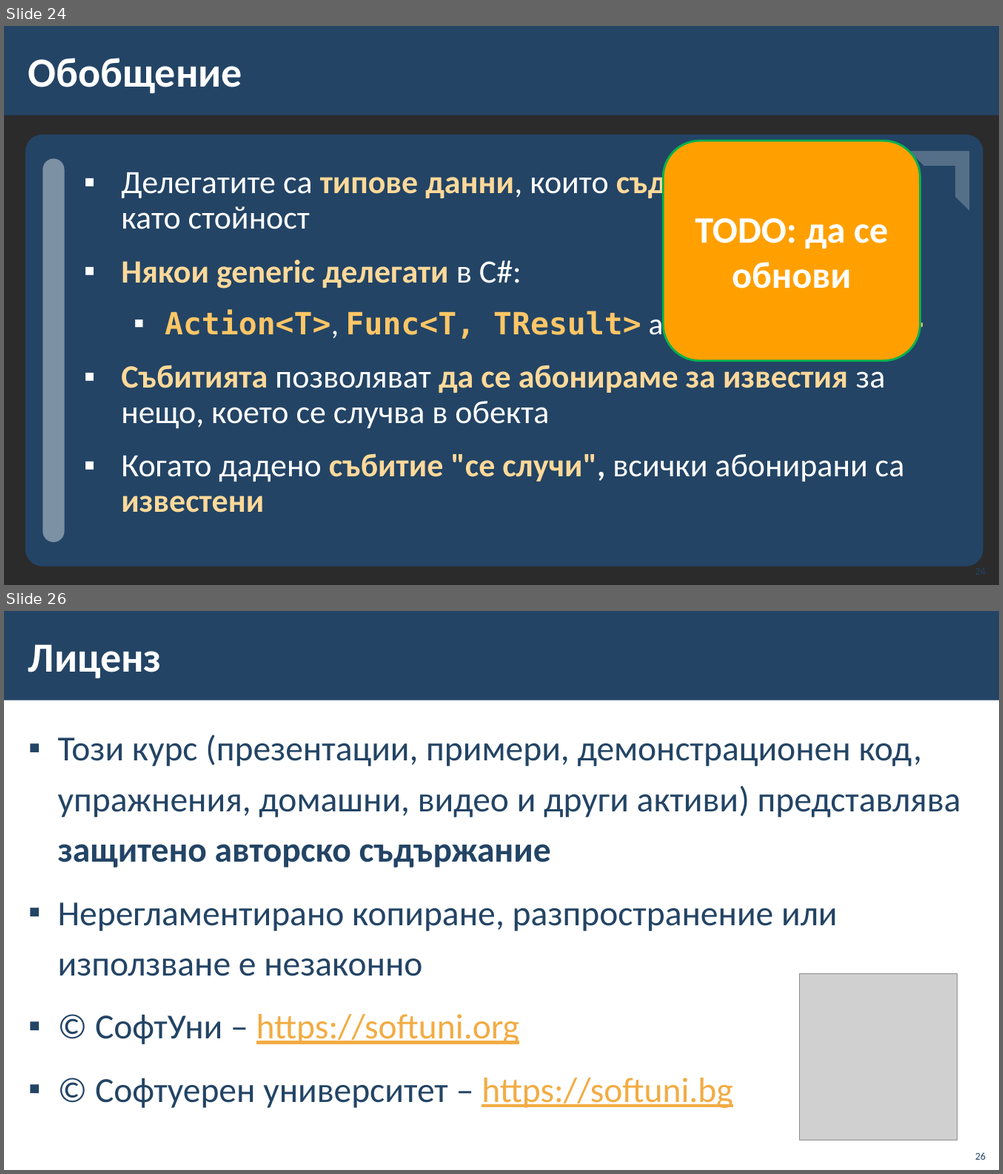
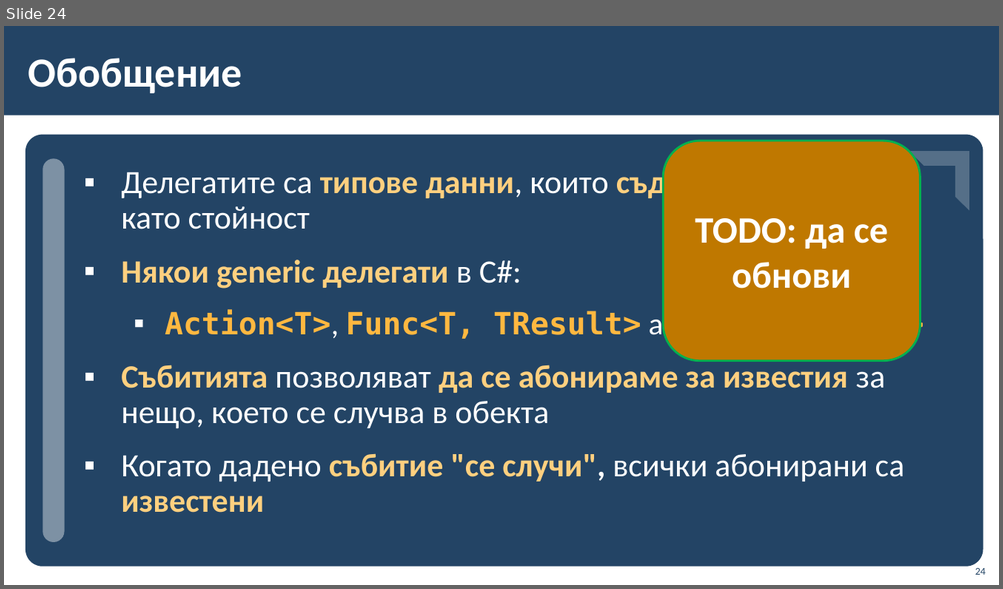
Before and after one commit to BG-IT-Edu/School-Programming, a slide deck: Courses/Software-Sciences/Module-1-OOP/12.2-Delegates-and-Events-Advanced/12.2-Delegates-and-Events-Advanced.pptx. Shown one above the other, each under a label of ours: slides 24 and 26 before the commit, slide 24 after it; the slides between them are not shown. The pictures are 1003x1174 and 1003x589 pixels, drawn with LibreOffice and Linux fonts; fonts in the diff are those of the drawing; grey boxes stand for pictures; background and template pictures are left out; a plain dark background stands for a picture behind light text. Boxes give left, top, right and bottom in pixels: in the first picture for what was removed or moved away, otherwise in the second. Text is boxed around its words. In the diff, an @@ line names an element or a change of style, - is before the commit and + after.

```diff
--- a/Courses/Software-Sciences/Module-1-OOP/12.2-Delegates-and-Events-Advanced/12.2-Delegates-and-Events-Advanced.pptx
+++ b/Courses/Software-Sciences/Module-1-OOP/12.2-Delegates-and-Events-Advanced/12.2-Delegates-and-Events-Advanced.pptx
@@ slide 26 removed at <box>4,611,999,1170</box>, background picture (left out); not listed: 1 template element that a slide beside it also shows @@
@@ title removed at <box>28,644,162,678</box> @@
-Лиценз
@@ text removed at <box>58,735,961,1108</box> @@
-▪ Този курс (презентации, примери, демонстрационен код, упражнения, домашни, видео и други активи) представлява защитено авторско съдържание
-▪ Нерегламентирано копиране, разпространение или използване е незаконно
-▪ © СофтУни – https://softuni.org
-▪ © Софтуерен университет – https://softuni.bg
@@ picture removed at <box>800,974,957,1140</box> @@
@@ page number removed at <box>975,1153,985,1160</box> @@
-26
@@ slide 24 changed as well @@
@@ background picture (left out) to #FFFFFF @@
@@ rounded rectangle "TODO: да се обнови" at <box>663,141,919,361</box>: fill #FFA000 to #BF7800 @@
@@ text "Делегатите са типове данни, които ..." at <box>121,167,924,513</box>: text colour #FFD999 to #FFD07F in "типове данни, съдържат методи", "Някои generic делегати", "Събитията да се абонираме за известия", "събитие "се случи", известени"; text colour #FFC666 to #FFB840 in "Action<T>, Func<T, TResult> Predicate<T>" @@
```
Also in this commit, not shown: 21 other slides changed, 3 slides added, 2 other slides removed, 1 other file.
